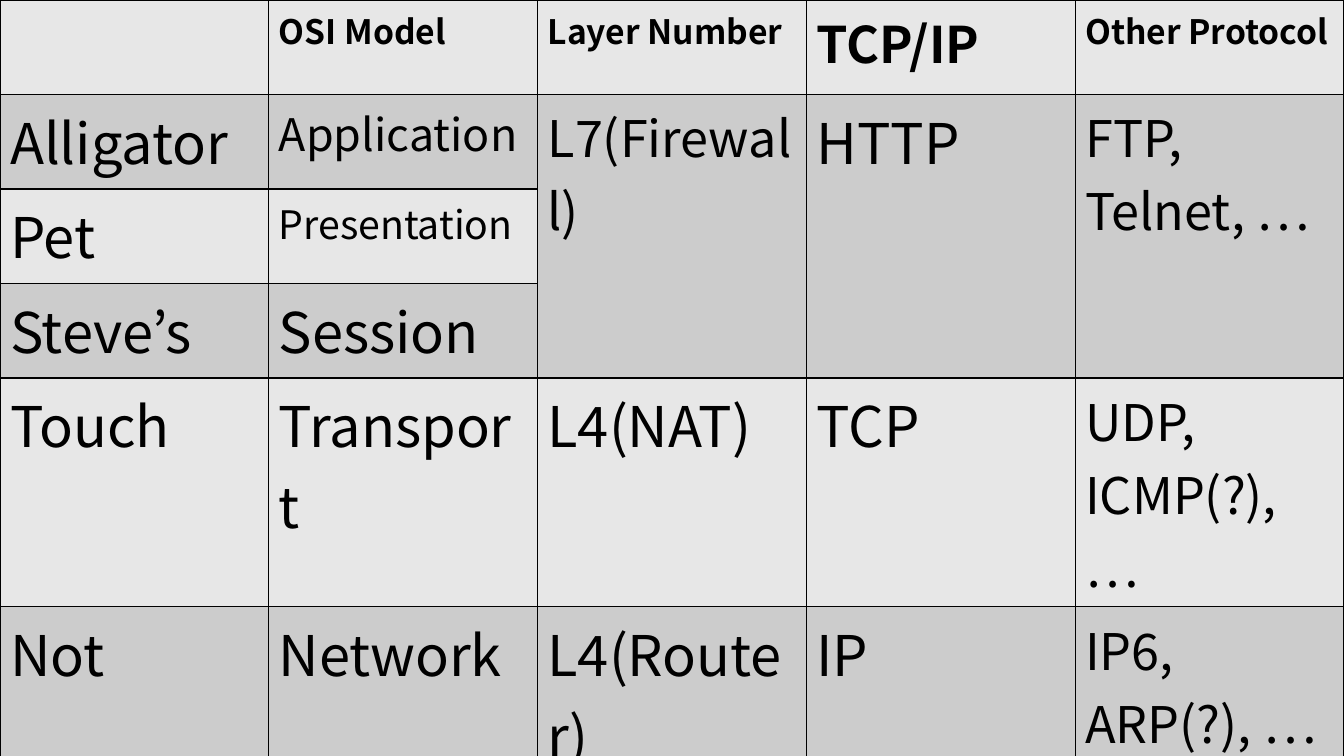
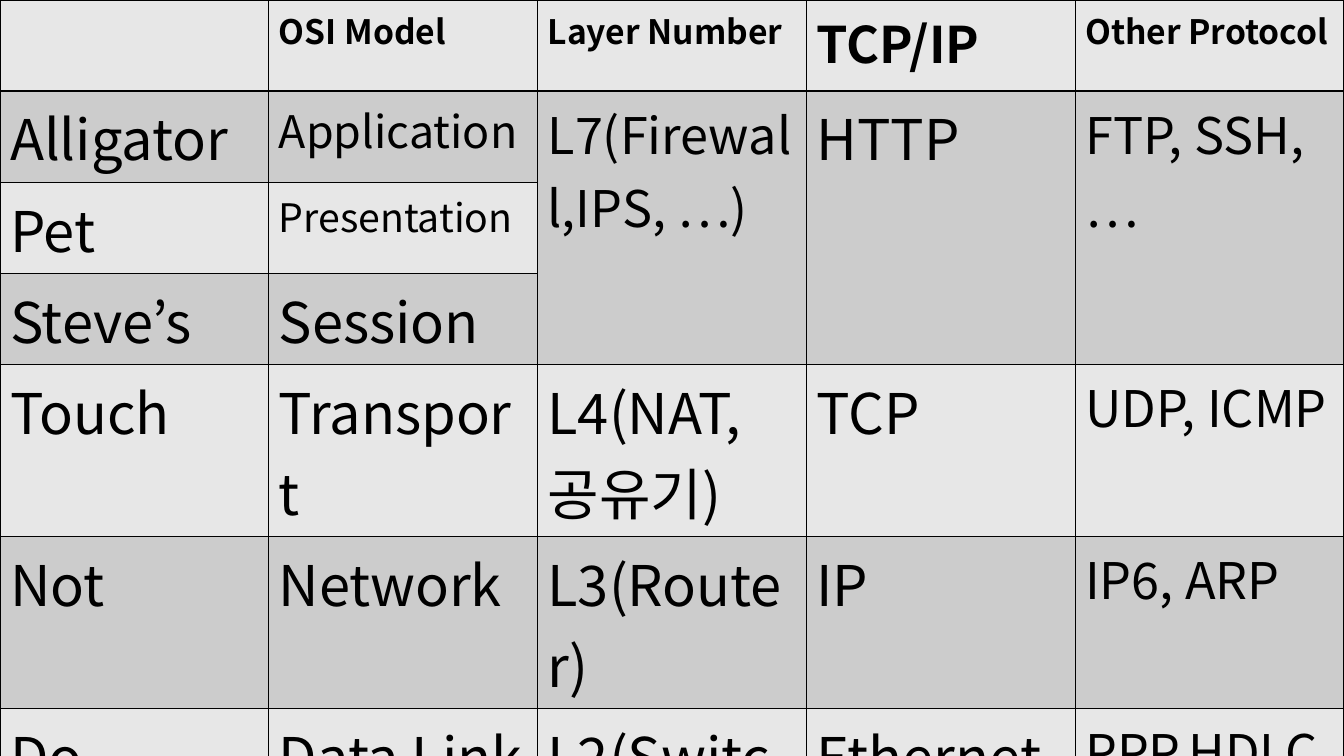
Before and after one commit to persona-twotwo/gilgilBoB, a slide deck: slide 1 of homework2_OSI_TCP/OSI_TCP.pptx. Drawn at 1344x756 pixels with LibreOffice and Linux fonts; fonts in the diff are those of the drawing. Boxes give left, top, right and bottom in pixels: in the first picture for what was removed or moved away, otherwise in the second. Text is boxed around its words. In the diff, an @@ line names an element or a change of style, - is before the commit and + after.

Commit message:
UPDATE OSI_TCP.pptx and ADD capture.png

```diff
--- a/homework2_OSI_TCP/OSI_TCP.pptx
+++ b/homework2_OSI_TCP/OSI_TCP.pptx
@@ table at (0, 0, 1344, 756) @@
-row 2, column 3: L7(Firewall)
+row 2, column 3: L7(Firewall,IPS, …)
-row 2, column 5: FTP, Telnet, …
+row 2, column 5: FTP, SSH, …
-row 5, column 3: L4(NAT)
+row 5, column 3: L4(NAT, 공유기)
-row 5, column 5: UDP, ICMP(?), …
+row 5, column 5: UDP, ICMP
-row 6, column 3: L4(Router)
+row 6, column 3: L3(Router)
-row 6, column 5: IP6, ARP(?), …
+row 6, column 5: IP6, ARP
-row 7, column 5: PPP,HDLCC, …
+row 7, column 5: PPP,HDLCC
```
Also in this commit, not shown: 2 other files.
